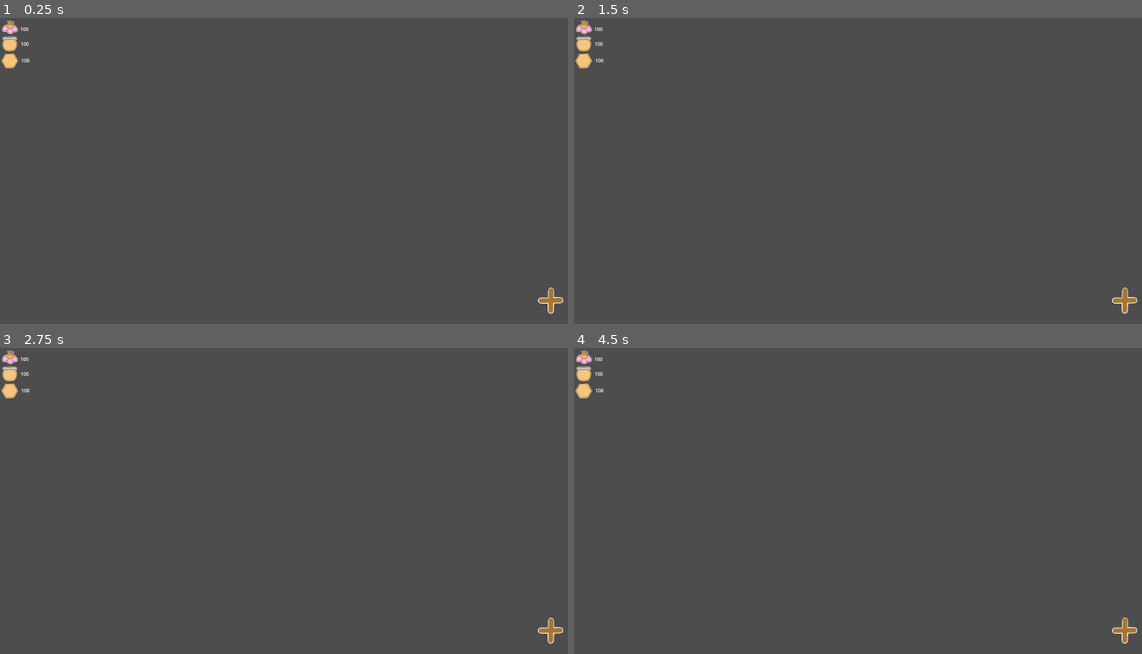
Above: before the commit, frames 1-4 (two rows, left to right).
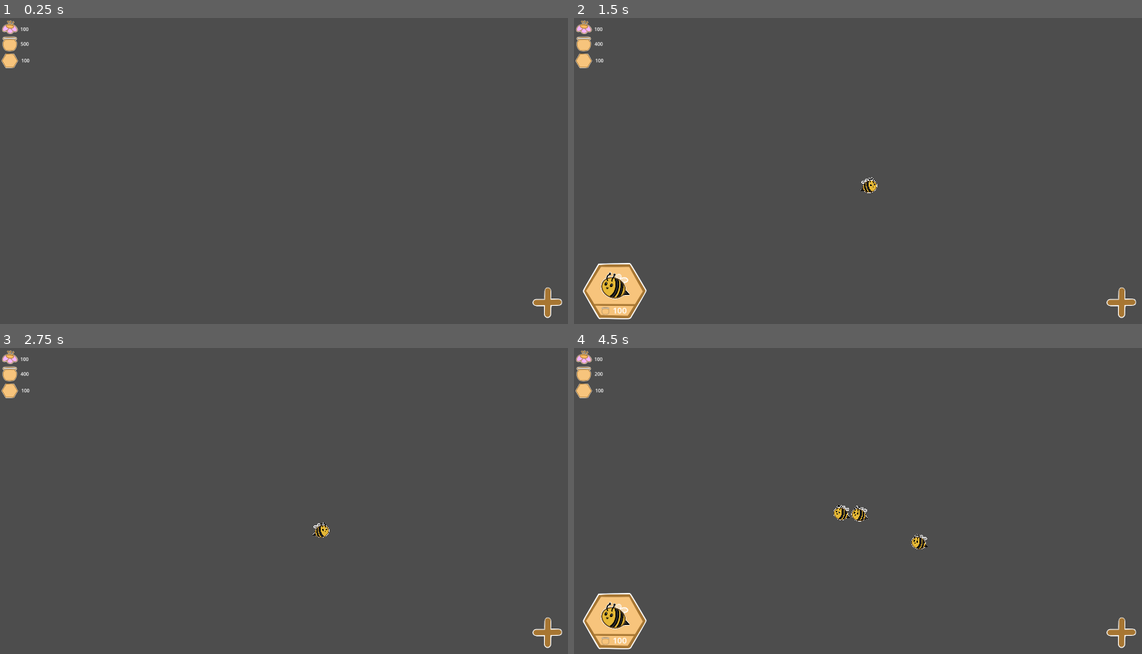
Above: after the commit, the same moments.

Repository: istmnn/BeeColony
Game: Godot game, scene res://scenes/ui.tscn
Same seed, same stepped clock (60 frames per second), same inputs: the game is played once before the commit and once after it. This scene is started directly instead of the project's main scene.
Inputs (mouse positions are in pixels of both pictures, inside the frame that each line leads up to; where the layout moved, square brackets give the same spot in the first picture):
- Up to frame 1 (0.25 s): no input
- Up to frame 2 (1.5 s): click (1119, 302) [1124, 299] at 0.5 s; click (613, 290) at 1.25 s, where only the run after the commit has a clickable "100"
- Up to frame 3 (2.75 s): click (545, 632) [550, 629] at 2 s
- Up to frame 4 (4.5 s): click (1119, 632) [1124, 629] at 2.75 s; click (613, 620) at 3.5 s, where only the run after the commit has a clickable "100"; click (613, 620) at 4.25 s, where only the run after the commit has a clickable "100"

The runs differ from the first frame. In frame 1, 0.2% of the frame differs, in the area x 3-100%, y 7-99%; in frame 2, 1.9%; in frame 3, 0.3%; in frame 4, 2.1%, in the area x 1-100%, y 7-99%.

Commit message:
Shop durch UI spawnen

Diff:
--- a/scenes/bee.tscn
+++ b/scenes/bee.tscn
@@ -8,6 +8,5 @@
 
 [node name="BeeSprite" type="Sprite2D" parent="." unique_id=1469857911]
 texture_filter = 4
-position = Vector2(692, 314.98615)
 scale = Vector2(0.18055561, 0.18055567)
 script = ExtResource("2_vie5o")
--- a/scenes/ui.tscn
+++ b/scenes/ui.tscn
@@ -69,10 +69,13 @@
 text = "100"
 
 [node name="TextureButton" type="TextureButton" parent="." unique_id=218721652]
-offset_left = 1777.0
-offset_top = 891.0
-offset_right = 1866.0
-offset_bottom = 980.0
+offset_left = 1759.0
+offset_top = 890.0
+offset_right = 1863.0
+offset_bottom = 994.39246
+toggle_mode = true
 texture_normal = ExtResource("5_wm3ai")
 ignore_texture_size = true
 stretch_mode = 0
+
+[connection signal="pressed" from="TextureButton" to="." method="_on_texture_button_pressed"]
--- a/scripts/global.gd
+++ b/scripts/global.gd
@@ -7,7 +7,7 @@
 }
 var balances: Dictionary = {
 	Ressources.NEKTAR: 100,
-	Ressources.HONEY: 100,
+	Ressources.HONEY: 500,
 	Ressources.WAX: 100,
 }
 
--- a/scripts/ui.gd
+++ b/scripts/ui.gd
@@ -1,5 +1,7 @@
 extends CanvasLayer
-
+var shop_scene = preload("res://scenes/shop.tscn")
+var active_shop: CanvasLayer = null
+var shop_visible : bool = false
 
 # Called when the node enters the scene tree for the first time.
 func _ready():
@@ -13,3 +15,30 @@
 	$Control/Nektar/Label.text = str(Global.get_amount(Global.Ressources.NEKTAR))
 	$Control/Wachs/Label.text = str(Global.get_amount(Global.Ressources.WAX))
 	pass
+
+
+func _on_texture_button_toggled(toggled_on):
+
+	pass # Replace with function body.
+
+func open_shop() -> void:
+	if active_shop != null and is_instance_valid(active_shop):
+		active_shop.visible = true
+		return
+
+	var instance := shop_scene.instantiate()
+	active_shop = instance as CanvasLayer
+	add_child(instance)
+
+func close_shop() -> void:
+	if active_shop != null and is_instance_valid(active_shop):
+		active_shop.queue_free()
+		active_shop = null
+
+func _on_texture_button_pressed():
+	if(shop_visible):
+		close_shop()
+	if(!shop_visible):
+		open_shop()
+	shop_visible = not shop_visible
+	pass # Replace with function body.
